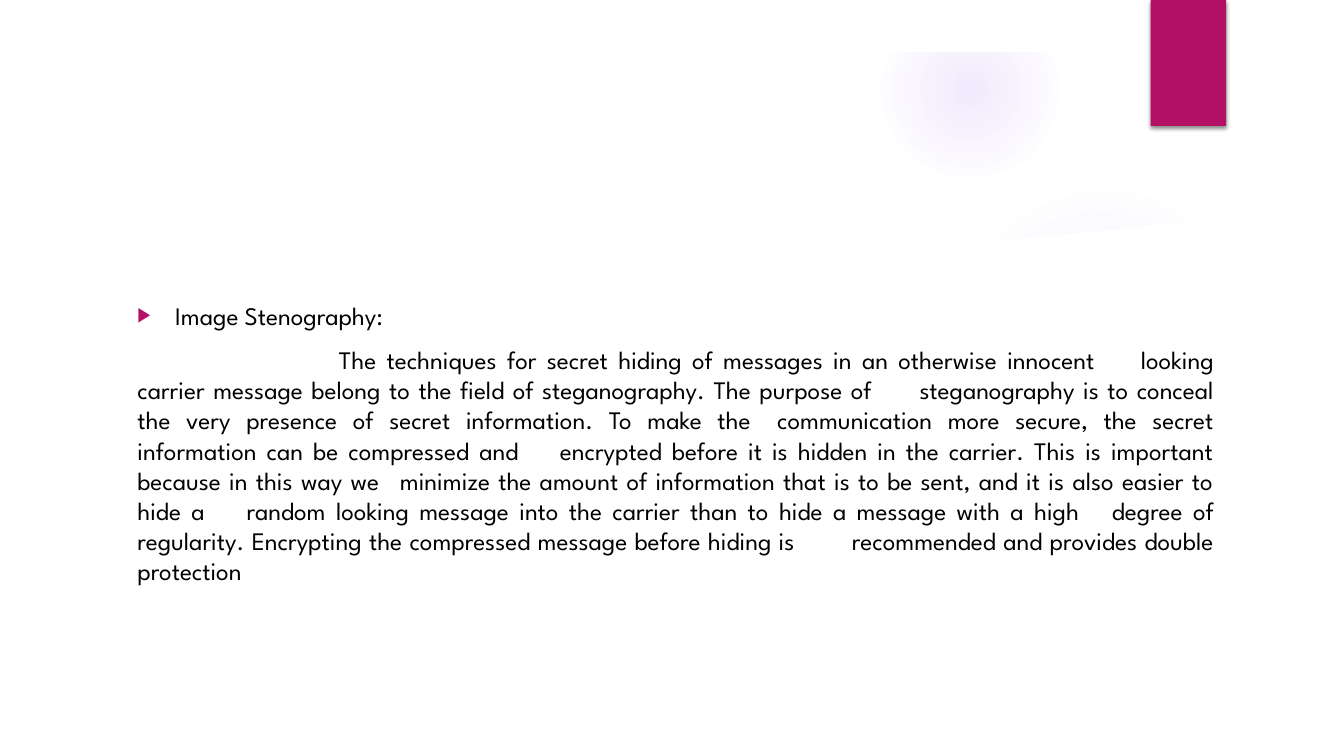
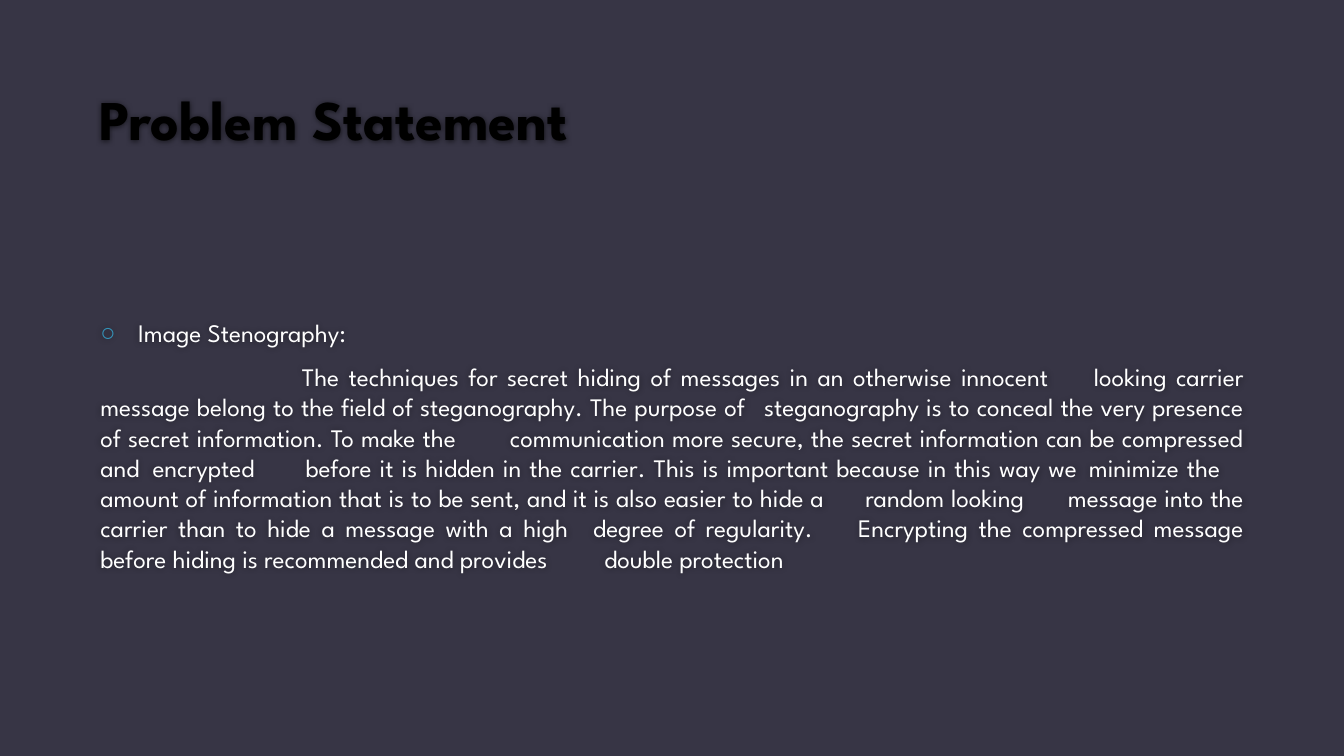
Before and after one commit to malay21/image-steganography, a slide deck: slide 2 of documents/Internship presentation.pptx. Drawn at 1344x756 pixels with LibreOffice and Linux fonts; fonts in the diff are those of the drawing; background and template pictures are left out. Boxes give left, top, right and bottom in pixels: in the first picture for what was removed or moved away, otherwise in the second. Text is boxed around its words. In the diff, an @@ line names an element or a change of style, - is before the commit and + after.

```diff
--- a/documents/Internship presentation.pptx
+++ b/documents/Internship presentation.pptx
@@ background picture (left out) to #373545 @@
@@ group removed at (0, 0, 1344, 756): 5 ellipses, 3 freeform shapes @@
@@ rectangle removed at (1150, 0, 1226, 126) @@
@@ title "Problem Statement": place and size @@
-title "Problem Statement" at (127, 107, 1093, 185)
+title "Problem Statement" at (99, 101, 567, 141)
@@ title "Problem Statement" at (99, 101, 567, 141): size 36 to 40 pt, text colour #FFFFFF to #000000, bold on; vertical alignment middle to bottom @@
@@ text "Image Stenography:": place and size @@
-text "Image Stenography:" at (137, 307, 1214, 586)
+text "Image Stenography:" at (100, 324, 1244, 574)
@@ text "Image Stenography:" at (100, 324, 1244, 574): text colour #000000 to #FFFFFF; bullet ▶ to ○; bullet colour #B31166 to #3494BA; vertical alignment top to middle @@
```
Also in this commit, not shown: 6 other slides changed, 1 slide added, 4 slides removed, 5 other files.
